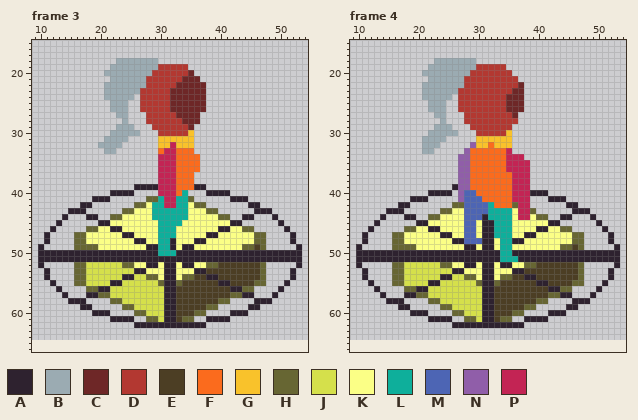
Edited in one commit: animated GIF sprite (Assets/myAesprite/Walking_Study.gif). This is how it looked before the edit.
The file is 256x256 pixels, drawn in blocks of 4x4; one block is one cell here. Shown: frame 3: x 9..54, y 15..66; frame 4: x 9..54, y 15..66. The old version is drawn lined up with the new one, on the new canvas. The commit also changed other frames, which this record leaves out.
Palette (. is transparent): A #2e222f  B #9babb2  C #6e2727  D #b33831  E #4c3e24  F #fb6b1d  G #f9c22b  H #676633  J #d5e04b  K #fbff86  L #0eaf9b  M #4d65b4  N #905ea9  P #c32454
Pixels before, frame 3, first column x 10:
18 .............BBBBBBB........................
19 ............BBBBBBBBDDDDD...................
20 ...........BBBBBBBBDDDDDDC..................
21 ............BBBBBBDDDDDDCCC.................
22 ...........BBBBBBBDDDDDCCCCC................
23 ...........BBBBBBDDDDDCCCCCC................
24 ...........BBBBB.DDDDDCCCCCC................
25 ............BBB..DDDDDCCCCCC................
26 ............BBB..DDDDDCCCCCC................
27 .............BB...DDDDDCCCC.................
28 ..............B...DDDDDDCCC.................
29 .............BBB...DDDDDDC..................
30 ............BBBBB...DDDDDG..................
31 ...........BBBB.....GGGGGG..................
32 ..........BBBB......GGPGGG..................
33 ...........BB.......FPPFFF..................
34 ....................PPPFFFF.................
35 ....................PPPFFFF.................
36 ....................PPPFFFF.................
37 ....................PPPFFF..................
38 ....................PPPFFF..................
39 ................AAAAPPPFFFAA................
40 ............AAAA....PPPFL...AAAA............
41 .........AAA......HHLPPLLH......AAA.........
42 .......AA.......HHKLLPPLLKHH.......AA.......
43 .....AAA......HHKKKLLLLLLKKKHH......AAA.....
44 ....A...AA..HHKKKKKLLLLLLKKKKKHH..AA...A....
45 ...A......AAKKKKKKKKLLLLKKKKKKKKAA......A...
46 ..A.....HHKKAAKKKKKKLLLKKKKKKKAAKKHH.....A..
47 .A....HHKKKKKKAAKKKKLLLKKKKKAAKKKKKKHH....A.
48 .A....HHKKKKKKKKAAKKLLAKKKAAKKKKKKKKHH....A.
49 A.....HHHHKKKKKKKKAALLAKAAKKKKKKKKHHEH.....A
50 AAAAAAAAAAAAAAAAAAAALLLAAAAAAAAAAAAAAAAAAAAA
51 AAAAAAAAAAAAAAAAAAAAAAAAAAAAAAAAAAAAAAAAAAAA
52 A.....HHJJJJJJHHKKAAKAAKAAKKHHEEEEEEEH.....A
53 .A....HHJJJJJJJJAAKKKAAKKKAAEEEEEEEEEH....A.
54 .A....HHJJJJJJAAJJHHKAAKHHEEAAEEEEEEEH....A.
55 ..A...HHJJJJAAJJJJJJHAAHEEEEEEAAEEEEHH...A..
56 ...A....HHAAJJJJJJJJJAAEEEEEEEEEAAHH....A...
57 ....A...AAHHJJJJJJJJJAAEEEEEEEEEHHAA...A....
58 .....AAA....HHJJJJJJJAAEEEEEEEHH....AAA.....
59 .......AA.....HHJJJJJAAEEEEEHH.....AA.......
60 .........AAA....HHJJJAAEEEHH....AAA.........
61 ............AAAA..HHJAAEHH..AAAA............
62 ................AAAAAAAAAAAA................
Pixels before, frame 4, first column x 10:
18 .............BBBBBBB........................
19 ............BBBBBBBBDDDDD...................
20 ...........BBBBBBBBDDDDDDD..................
21 ............BBBBBBDDDDDDDDD.................
22 ...........BBBBBBBDDDDDDDDDC................
23 ...........BBBBBBDDDDDDDDDCC................
24 ...........BBBBB.DDDDDDDDCCC................
25 ............BBB..DDDDDDDDCCC................
26 ............BBB..DDDDDDDDCCC................
27 .............BB...DDDDDDDDC.................
28 ..............B...DDDDDDDDD.................
29 .............BBB...DDDDDDD..................
30 ............BBBBB...DDDDDG..................
31 ...........BBBB.....GGGGGG..................
32 ...........BBB.....NGGFGGG..................
33 ...........BB.....NFFFFFFP..................
34 .................NNFFFFFFPPP................
35 .................NNFFFFFFPPPP...............
36 .................NNFFFFFFPPPP...............
37 .................NNFFFFFFFPPP...............
38 .................NNFFFFFFFPPP...............
39 ................ANNFFFFFFFPPP...............
40 ............AAAA.NMMFFFFFFPPPAAA............
41 .........AAA.....NMMMFFFFFPPP...AAA.........
42 .......AA.......HHMMMMLFFFHPP......AA.......
43 .....AAA......HHKKMMMMLLLLKPPH......AAA.....
44 ....A...AA..HHKKKKMMMALLLLKPPKHH..AA...A....
45 ...A......AAKKKKKKMMKAALLLKKKKKKAA......A...
46 ..A.....HHKKAAKKKKMMKAALLLKKKKAAKKHH.....A..
47 .A....HHKKKKKKAAKKMMKAALLLKKAAKKKKKKHH....A.
48 .A....HHKKKKKKKKAAMMMAAKLLAAKKKKKKKKHH....A.
49 A.....HHHHKKKKKKKKAAKAAKLLKKKKKKKKHHEH.....A
50 AAAAAAAAAAAAAAAAAAAAAAAALLAAAAAAAAAAAAAAAAAA
51 AAAAAAAAAAAAAAAAAAAAAAAALLLAAAAAAAAAAAAAAAAA
52 A.....HHJJJJJJHHKKAAKAAKAAKKHHEEEEEEEH.....A
53 .A....HHJJJJJJJJAAKKKAAKKKAAEEEEEEEEEH....A.
54 .A....HHJJJJJJAAJJHHKAAKHHEEAAEEEEEEEH....A.
55 ..A...HHJJJJAAJJJJJJHAAHEEEEEEAAEEEEHH...A..
56 ...A....HHAAJJJJJJJJJAAEEEEEEEEEAAHH....A...
57 ....A...AAHHJJJJJJJJJAAEEEEEEEEEHHAA...A....
58 .....AAA....HHJJJJJJJAAEEEEEEEHH....AAA.....
59 .......AA.....HHJJJJJAAEEEEEHH.....AA.......
60 .........AAA....HHJJJAAEEEHH....AAA.........
61 ............AAAA..HHJAAEHH..AAAA............
62 ................AAAAAAAAAAAA................
Once edited:
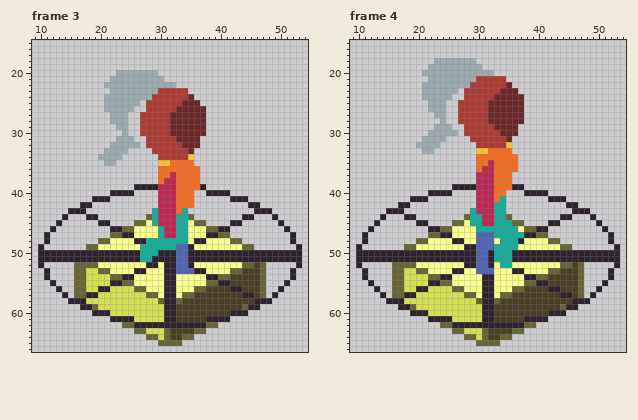
Commit: Walking Study: Side View Walking Added
Diff:
canvas 64x64 -> 64x92, the old top-left corner now at 0,1
Frame 3:
y 18: x 23..29 BBBBBBB -> .......
y 19: x 22..34 BBBBBBBBDDDDD -> .............
y 20: x 21..22 BB -> ..; x 29..35 DDDDDDC -> B......
y 21: x 28..36 DDDDDDCCC -> BBB......
y 22: x 28..37 DDDDDCCCCC -> BBBBB.....
y 23: x 21 B -> .; x 27..29 DDD -> BBB; x 32..37 CCCCCC -> DDD...
y 24: x 26..28 .DD -> BBB; x 32..34 CCC -> DDD; x 36..37 CC -> ..
y 25: x 21 . -> B; x 25..27 ..D -> BB.; x 32..33 CC -> DD; x 37 C -> .
y 26: x 21 . -> B; x 25 . -> B; x 27 D -> .; x 32 C -> D
y 27: x 22 . -> B; x 27 . -> D; x 32 D -> C; x 37 . -> C
y 28: x 22..23 .. -> BB; x 27 . -> D; x 32..33 DD -> CC; x 37 . -> C
y 29: x 25 B -> .; x 27..28 .. -> DD; x 32..34 DDD -> CCC; x 36..37 .. -> CC
y 30: x 22..23 BB -> ..; x 25..29 BB... -> ..DDD; x 32..37 DDDG.. -> CCCCCC
y 31: x 21..22 BB -> ..; x 25 . -> B; x 28..36 ..GGGGGG. -> DDDDDCCCC
y 32: x 20..21 BB -> ..; x 24..26 ... -> BBB; x 28..36 ..GGPGGG. -> DDDDDDCCC
y 33: x 23..24 .. -> BB; x 29..35 .FPPFFF -> DDDDDDC
y 34: x 20..23 .... -> BBBB; x 30..36 PPPFFFF -> DDDDDG.
y 35: x 21..22 .. -> BB; x 30..32 PPP -> GGF; x 36 F -> .
y 36: x 30..32 PPP -> FFF
y 37: x 30..31 PP -> FF; x 36 . -> F
y 38: x 30 P -> F; x 36 . -> F
y 39: x 36 A -> F
y 40: x 34..35 L. -> FF
y 41: x 28..30 HHL -> ..P; x 33..35 LLH -> FFF
y 42: x 26..30 HHKLL -> ....P; x 33..37 LLKHH -> FFF..
y 43: x 24..28 HHKKK -> .....; x 30..33 LLLL -> PPPF; x 35..39 KKKHH -> .....
y 44: x 22..28 HHKKKKK -> ......H; x 30..32 LLL -> PPP; x 35..41 KKKKKHH -> H......
y 45: x 22..27 KKKKKK -> ....HH; x 29..32 KLLL -> LPPP; x 34 K -> L; x 36..41 KKKKKK -> HH....
y 46: x 18..21 HHKK -> ....; x 24..25 KK -> HH; x 31..34 LLKK -> PPLL; x 38..39 KK -> HH; x 42..45 KKHH -> ....
y 47: x 16..23 HHKKKKKK -> ......HH; x 31..34 LLKK -> PPLL; x 40..47 KKKKKKHH -> HH......
y 48: x 16..21 HHKKKK -> ....HH; x 28..29 KK -> LL; x 32..34 AKK -> LLL; x 42..47 KKKKHH -> HH....
y 49: x 16..17 HH -> ..; x 27..29 KAA -> LLL; x 32..34 AKA -> LMM; x 46..47 EH -> ..
y 50: x 27..34 AAALLLAA -> LLLAAAMM
y 51: x 27..28 AA -> LL; x 33..34 AA -> MM
y 52: x 18..25 JJJJJJHH -> HHKKKKKK; x 33..34 KA -> MM; x 38..45 HHEEEEEE -> KKKKKKHH
y 53: x 20..25 JJJJJJ -> HHKKKK; x 33..35 KKK -> MMM; x 38..43 EEEEEE -> KKKKHH
y 54: x 22..23 JJ -> HH; x 26..29 JJHH -> KKKK; x 34..37 HHEE -> KKKK; x 40..41 EE -> HH
y 55: x 24..30 JJJJJJH -> HHKKKKK; x 33..39 HEEEEEE -> KKKKKHH; x 46 H -> E
y 56: x 16..19 ..HH -> HHJJ; x 26..30 JJJJJ -> HHKKK; x 33..37 EEEEE -> KKKHH; x 44..47 HH.. -> EEEH
y 57: x 16..17 .. -> HH; x 20..21 HH -> JJ; x 28..30 JJJ -> HHK; x 33..35 EEE -> KHH; x 42..43 HH -> EE; x 46..47 .. -> EH
y 58: x 18..23 ....HH -> JJJJJJ; x 30 J -> H; x 33 E -> H; x 40..45 HH.... -> EEEEEE
y 59: x 19..25 .....HH -> HJJJJJJ; x 38..44 HH..... -> EEEEEEH
y 60: x 22..27 ....HH -> JJJJJJ; x 36..41 HH.... -> EEEEEE
y 61: x 26..29 ..HH -> JJJJ; x 34..37 HH.. -> EEEE
y 62: x 24..25 .. -> HH; x 38..39 .. -> HH
y 63: x 26..37 ............ -> HHJJJHEEEEHH
y 64: x 28..35 ........ -> HHJHEEHH
y 65: x 30..33 .... -> HHHH
Frame 4:
y 19: x 30..34 DDDDD -> B....
y 20: x 29..35 DDDDDDD -> BBBB...
y 21: x 28..29 DD -> BB; x 35..36 DD -> ..
y 22: x 28 D -> B; x 35..37 DDC -> C..
y 23: x 27 D -> .; x 34..35 DD -> CC; x 37 C -> .
y 24: x 27 D -> .; x 33..34 DD -> CC
y 25..26: x 32..34 DDD -> CCC
y 27: x 27 . -> D; x 32..35 DDDD -> CCCC; x 37 . -> C
y 28: x 27 . -> D; x 32..37 DDDDD. -> CCCCCC
y 29: x 28 . -> D; x 33..36 DDD. -> CCCC
y 30: x 28..29 .. -> DD; x 34..36 DG. -> CCC
y 31: x 29..35 .GGGGGG -> DDDDDDC
y 32: x 20 . -> B; x 29..34 NGGFGG -> .DDDDD
y 33: x 28..31 NFFF -> ..GG; x 35 P -> F
y 34: x 27..29 NNF -> ...; x 35..37 PPP -> FF.
y 35: x 27..29 NNF -> ...; x 32 F -> P; x 35..38 PPPP -> FF..
y 36: x 27..29 NNF -> ...; x 31..32 FF -> PP; x 35..38 PPPP -> FF..
y 37..38: x 27..32 NNFFFF -> ...PPP; x 36..38 PPP -> ...
y 39: x 27..32 NNFFFF -> AAAPPP; x 36..38 PPP -> AA.
y 40: x 27..32 NMMFFF -> ...PPP; x 35..38 FPPP -> ...A
y 41: x 27..32 NMMMFF -> ...PPP; x 34..38 FFPPP -> L....
y 42: x 26..38 HHMMMMLFFFHPP -> ....PPPLL....
y 43: x 24..32 HHKKMMMML -> .....LPPP; x 35..39 LKPPH -> .....
y 44: x 22..32 HHKKKKMMMAL -> ......HLLPP; x 35..41 LKPPKHH -> H......
y 45: x 22..32 KKKKKKMMKAA -> ....HHKLLPP; x 36..41 KKKKKK -> HH....
y 46: x 18..21 HHKK -> ....; x 24..25 KK -> HH; x 28..32 MMKAA -> KKLLL; x 36 K -> L; x 38..39 KK -> HH; x 42..45 KKHH -> ....
y 47: x 16..23 HHKKKKKK -> ......HH; x 28..32 MMKAA -> KKMMM; x 36..37 KK -> LL; x 40..47 KKKKKKHH -> HH......
y 48: x 16..21 HHKKKK -> ....HH; x 28..29 MM -> KK; x 31..32 AA -> MM; x 36 A -> L; x 42..47 KKKKHH -> HH....
y 49: x 16..17 HH -> ..; x 30..33 KAAK -> MMML; x 36 K -> L; x 46..47 EH -> ..
y 50: x 30..31 AA -> MM; x 33 A -> L
y 51: x 30..31 AA -> MM; x 33 A -> L; x 36 L -> A
y 52: x 18..25 JJJJJJHH -> HHKKKKKK; x 30..31 KA -> MM; x 34..35 AA -> LL; x 38..45 HHEEEEEE -> KKKKKKHH
y 53: x 20..25 JJJJJJ -> HHKKKK; x 30..32 KAA -> MMM; x 38..43 EEEEEE -> KKKKHH
y 54: x 22..23 JJ -> HH; x 26..29 JJHH -> KKKK; x 34..37 HHEE -> KKKK; x 40..41 EE -> HH
y 55: x 24..30 JJJJJJH -> HHKKKKK; x 33..39 HEEEEEE -> KKKKKHH; x 46 H -> E
y 56: x 16..19 ..HH -> HHJJ; x 26..30 JJJJJ -> HHKKK; x 33..37 EEEEE -> KKKHH; x 44..47 HH.. -> EEEH
y 57: x 16..17 .. -> HH; x 20..21 HH -> JJ; x 28..30 JJJ -> HHK; x 33..35 EEE -> KHH; x 42..43 HH -> EE; x 46..47 .. -> EH
y 58: x 18..23 ....HH -> JJJJJJ; x 30 J -> H; x 33 E -> H; x 40..45 HH.... -> EEEEEE
y 59: x 19..25 .....HH -> HJJJJJJ; x 38..44 HH..... -> EEEEEEH
y 60: x 22..27 ....HH -> JJJJJJ; x 36..41 HH.... -> EEEEEE
y 61: x 26..29 ..HH -> JJJJ; x 34..37 HH.. -> EEEE
y 62: x 24..25 .. -> HH; x 38..39 .. -> HH
y 63: x 26..37 ............ -> HHJJJHEEEEHH
y 64: x 28..35 ........ -> HHJHEEHH
y 65: x 30..33 .... -> HHHH
